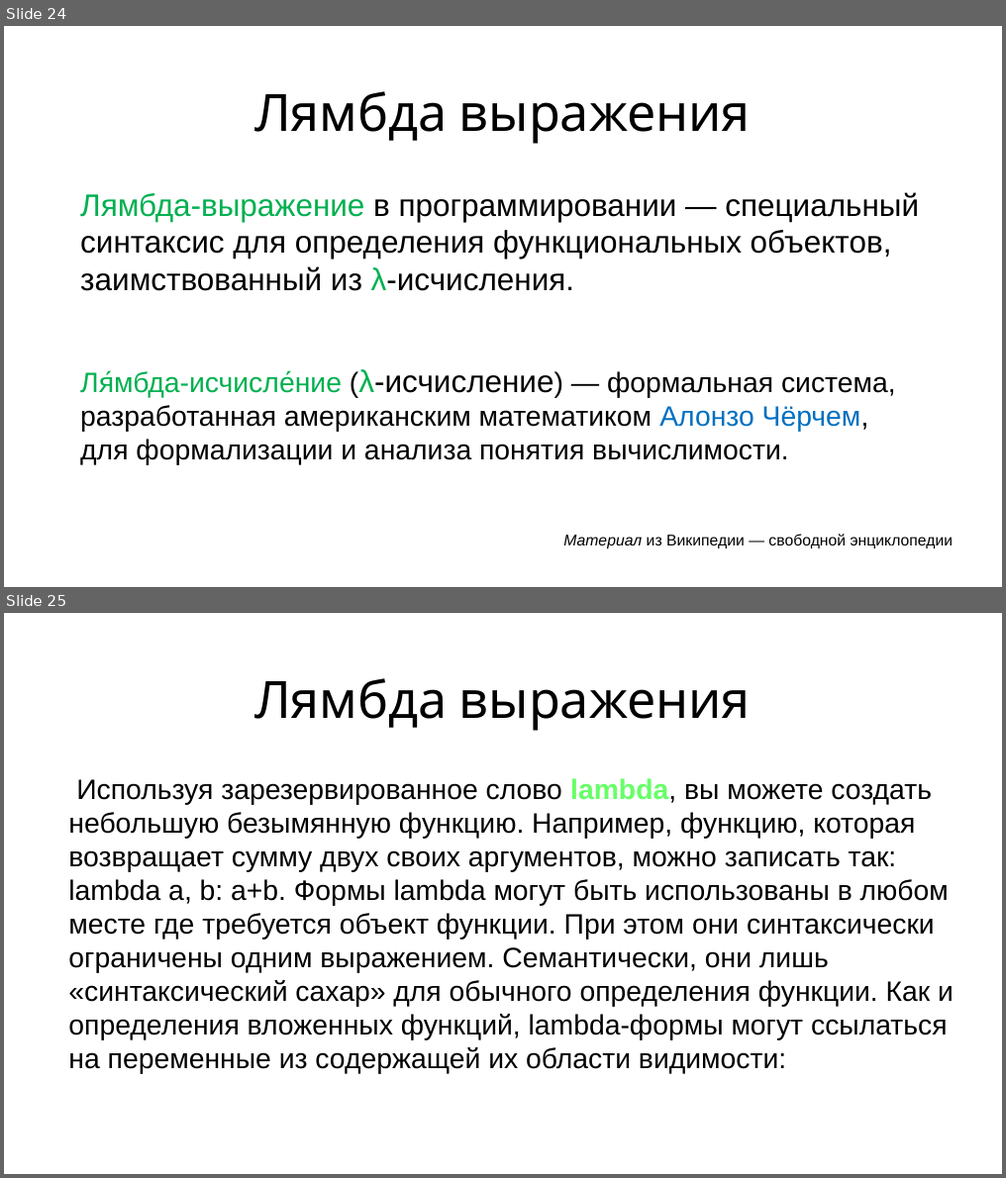
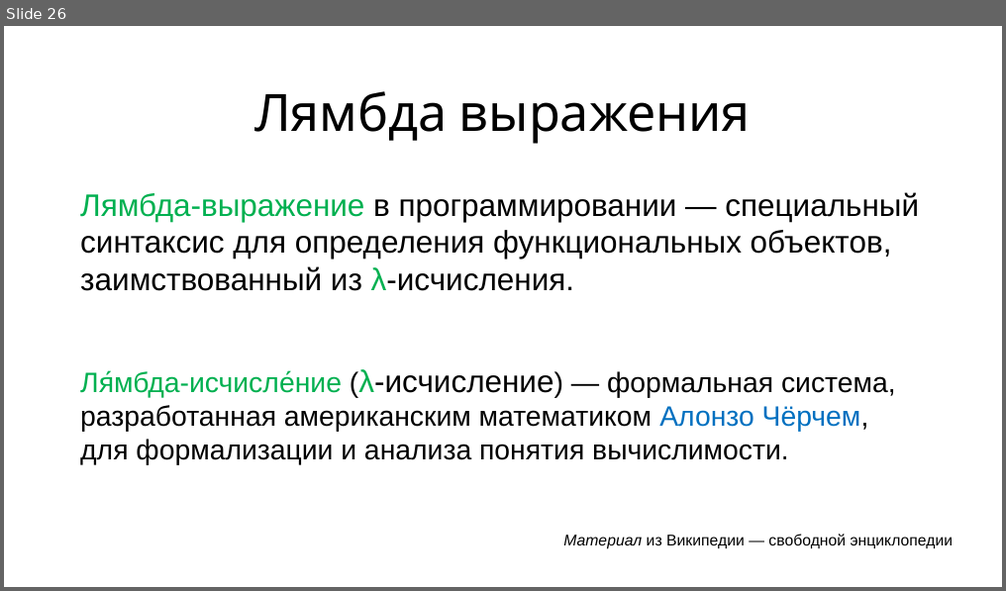
Before and after one commit to maxchv/LearnPython, a slide deck: week04/08.Functions.pptx. Shown one above the other, each under a label of ours: slides 24 and 25 before the commit, slide 26 after it. The pictures are 1006x1178 and 1006x591 pixels, drawn with LibreOffice and Linux fonts; fonts in the diff are those of the drawing. Boxes give left, top, right and bottom in pixels: in the first picture for what was removed or moved away, otherwise in the second. Text is boxed around its words. In the diff, an @@ line names an element or a change of style, - is before the commit and + after.

```diff
--- a/week04/08.Functions.pptx
+++ b/week04/08.Functions.pptx
@@ slide 25 removed at (4, 613, 1002, 1174), background #FFFFFF @@
@@ title removed at (254, 678, 750, 731) @@
-Лямбда выражения
@@ text removed at (68, 778, 953, 1074) @@
-Используя зарезервированное слово lambda, вы можете создать небольшую безымянную функцию. Например, функцию, которая возвращает сумму двух своих аргументов, можно записать так: lambda a, b: a+b. Формы lambda могут быть использованы в любом месте где требуется объект функции. При этом они синтаксически ограничены одним выражением. Семантически, они лишь «синтаксический сахар» для обычного определения функции. Как и определения вложенных функций, lambda-формы могут ссылаться на переменные из содержащей их области видимости:
@@ text removed at (317, 803, 395, 833) @@
-hello():
@@ what was slide 24 is now slide 26 @@
```
Also in this commit, not shown: 5 slides changed, 3 slides added, 1 other slide removed.
